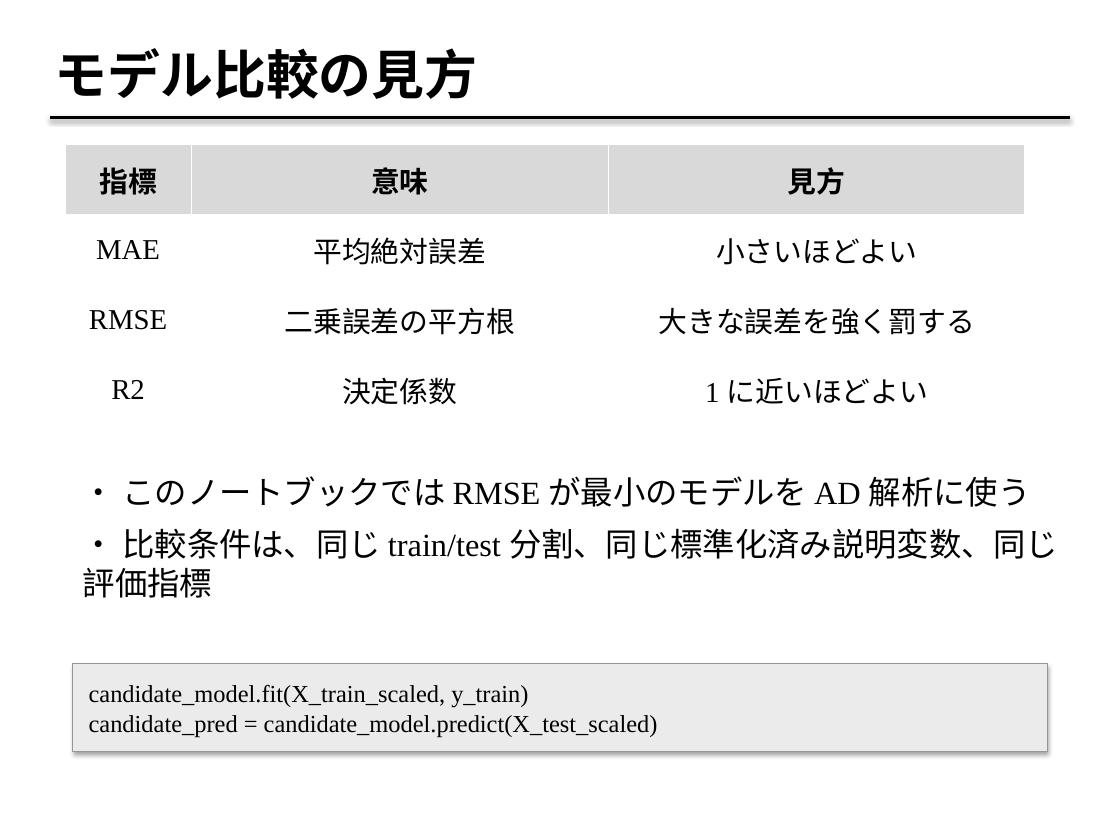
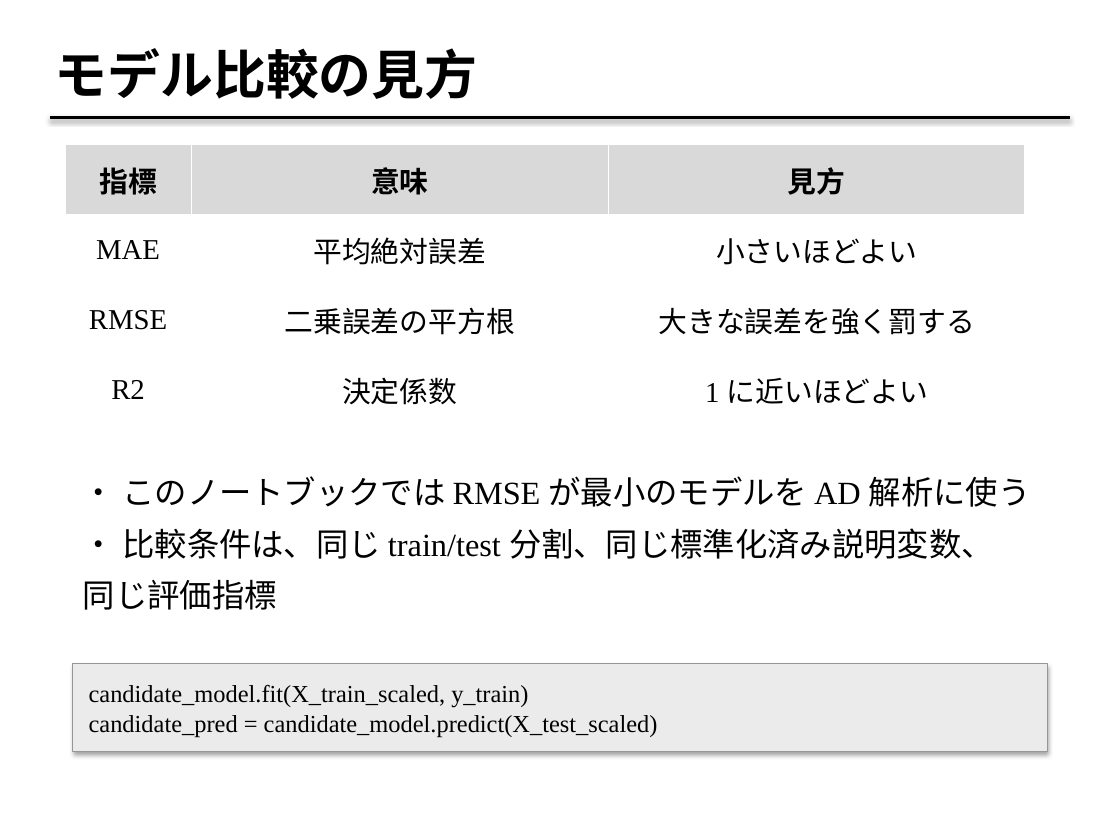
Before and after one commit to fukumoto-riku/python_seminar, a slide deck: slide 11 of 第7回/applicability-domain_2026_07_07.pptx. Drawn at 1120x840 pixels with LibreOffice and Linux fonts; fonts in the diff are those of the drawing. Boxes give left, top, right and bottom in pixels: in the first picture for what was removed or moved away, otherwise in the second. Text is boxed around its words. In the diff, an @@ line names an element or a change of style, - is before the commit and + after.

```diff
--- a/第7回/applicability-domain_2026_07_07.pptx
+++ b/第7回/applicability-domain_2026_07_07.pptx
@@ text at [83,528,994,610]: text changed @@
-・ 比較条件は、同じ train/test 分割、同じ標準化済み説明変数、同じ評価指標
+・ 比較条件は、同じ train/test 分割、同じ標準化済み説明変数、
+同じ評価指標
```
Also in this commit, not shown: 11 other slides changed, 2 other files.
